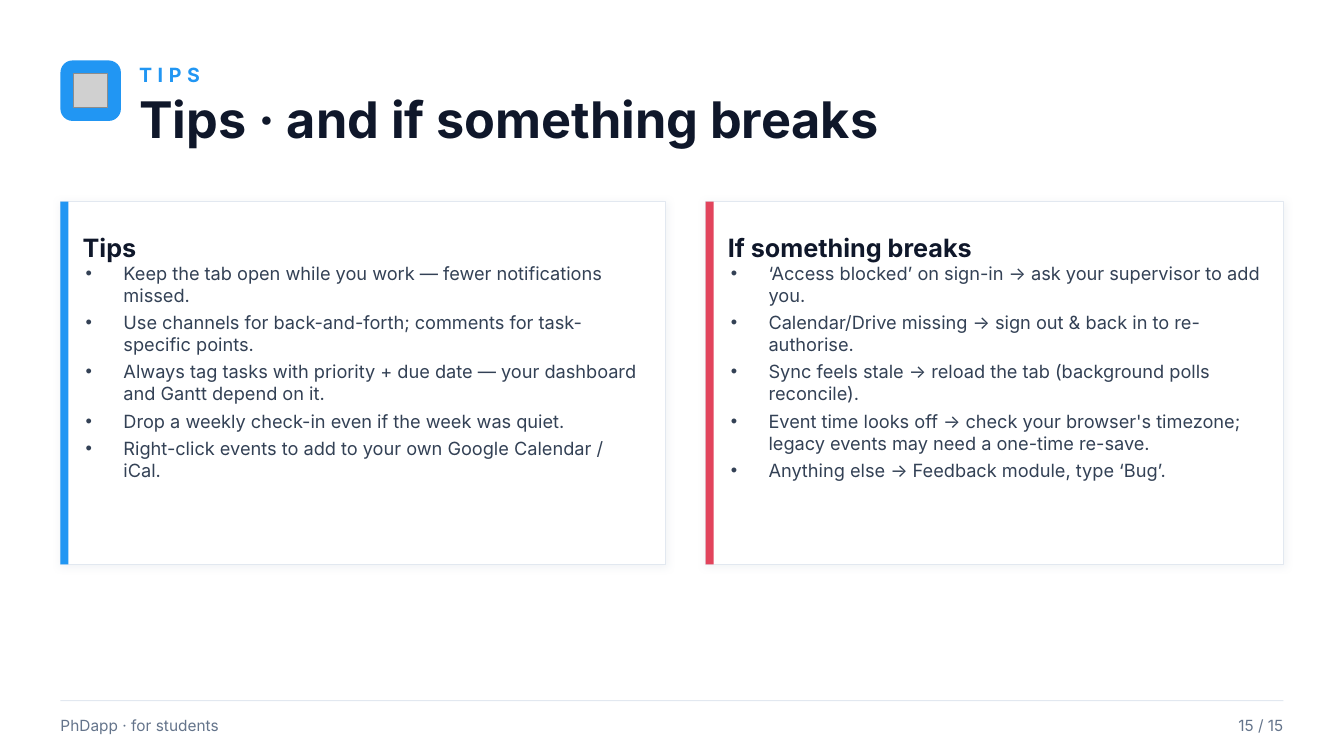
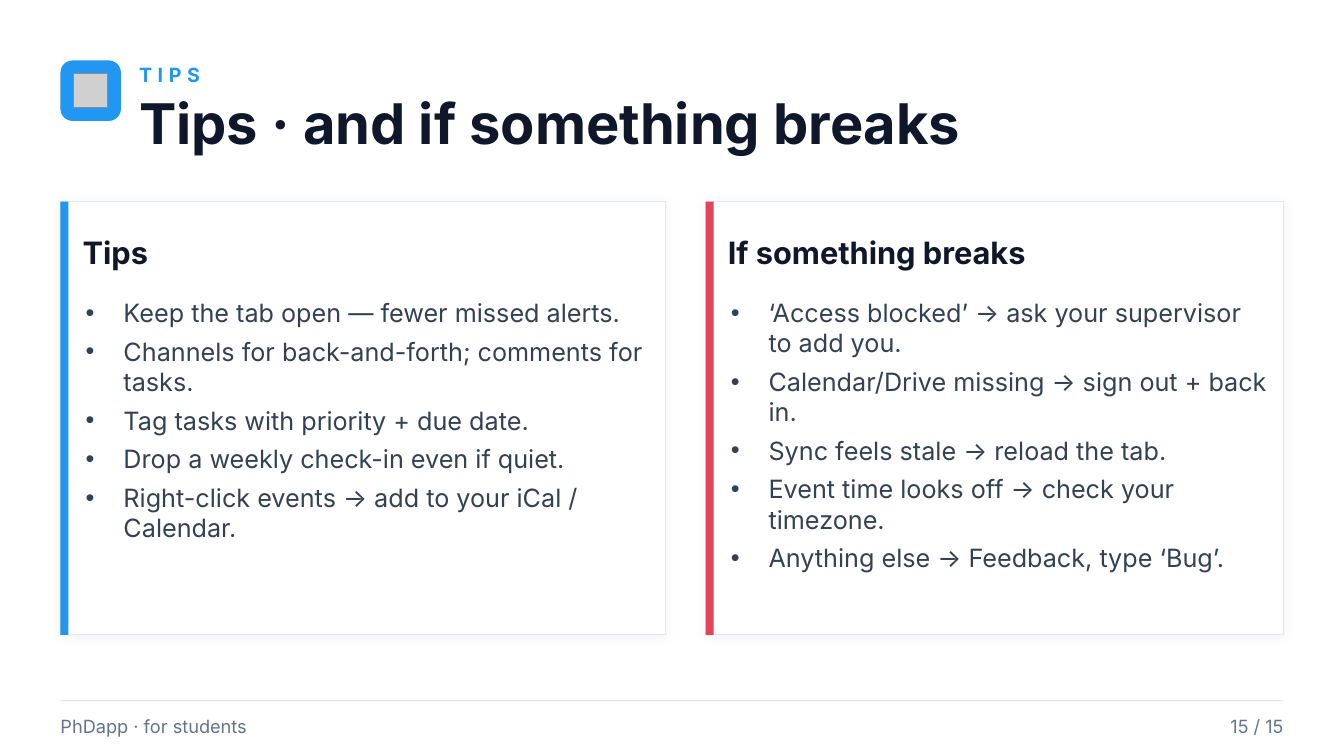
Before and after one commit to rafacastrocsic/phdapp, a slide deck: slide 15 of docs/PhDapp_Student_Overview.pptx. Drawn at 1344x756 pixels with LibreOffice and Linux fonts; fonts in the diff are those of the drawing; grey boxes stand for pictures. Boxes give left, top, right and bottom in pixels: in the first picture for what was removed or moved away, otherwise in the second. Text is boxed around its words. In the diff, an @@ line names an element or a change of style, - is before the commit and + after.

```diff
--- a/docs/PhDapp_Student_Overview.pptx
+++ b/docs/PhDapp_Student_Overview.pptx
@@ text "Tips · and if something ..." at box(139, 101, 960, 156): size 36 to 40 pt @@
@@ rectangle: place and size @@
-rectangle at box(60, 202, 665, 565)
+rectangle at box(60, 202, 665, 635)
@@ rectangle: place and size @@
-rectangle at box(60, 202, 69, 565)
+rectangle at box(60, 202, 69, 635)
@@ rectangle: place and size @@
-rectangle at box(706, 202, 1284, 565)
+rectangle at box(706, 202, 1284, 635)
@@ rectangle: place and size @@
-rectangle at box(706, 202, 714, 565)
+rectangle at box(706, 202, 714, 635)
@@ text "Tips" at box(83, 240, 148, 271): size 18 to 22 pt @@
@@ text "If something breaks" at box(728, 240, 1026, 271): size 18 to 22 pt @@
@@ text at box(123, 303, 642, 538): text changed; size 13 to 18 pt @@
-• Keep the tab open while you work — fewer notifications missed.
-• Use channels for back-and-forth; comments for task-specific points.
-• Always tag tasks with priority + due date — your dashboard and Gantt depend on it.
-• Drop a weekly check-in even if the week was quiet.
-• Right-click events to add to your own Google Calendar / iCal.
+• Keep the tab open — fewer missed alerts.
+• Channels for back-and-forth; comments for tasks.
+• Tag tasks with priority + due date.
+• Drop a weekly check-in even if quiet.
+• Right-click events → add to your iCal / Calendar.
@@ text at box(769, 303, 1267, 572): text changed; size 13 to 18 pt @@
-• ‘Access blocked’ on sign-in → ask your supervisor to add you.
-• Calendar/Drive missing → sign out & back in to re-authorise.
-• Sync feels stale → reload the tab (background polls reconcile).
-• Event time looks off → check your browser's timezone; legacy events may need a one-time re-save.
-• Anything else → Feedback module, type ‘Bug’.
+• ‘Access blocked’ → ask your supervisor to add you.
+• Calendar/Drive missing → sign out + back in.
+• Sync feels stale → reload the tab.
+• Event time looks off → check your timezone.
+• Anything else → Feedback, type ‘Bug’.
@@ text "PhDapp · for students" at box(60, 719, 247, 737): size 11 to 13 pt @@
@@ text "15 / 15" at box(1230, 720, 1283, 733): size 11 to 13 pt @@
```
Also in this commit, not shown: 14 other slides changed, 3 other files.
